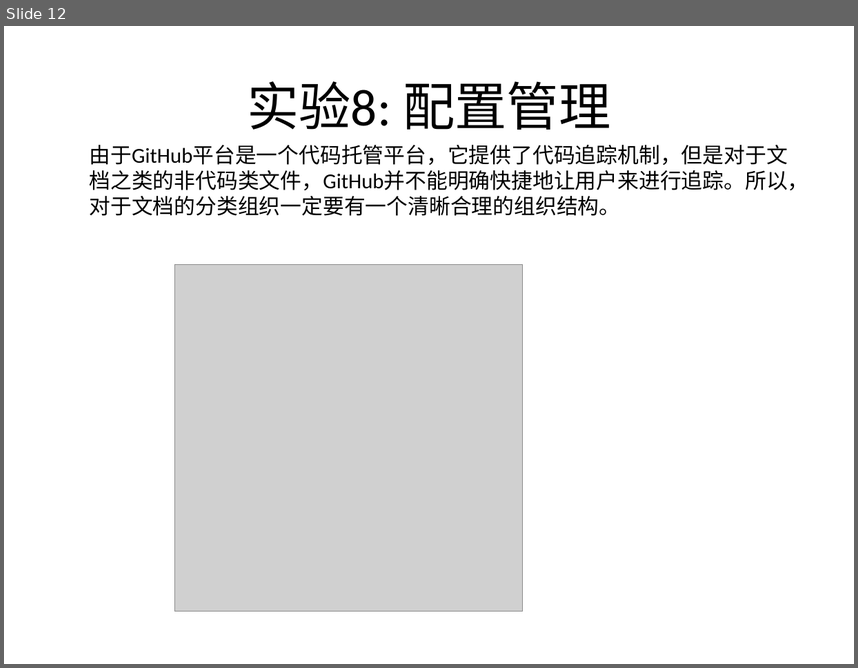
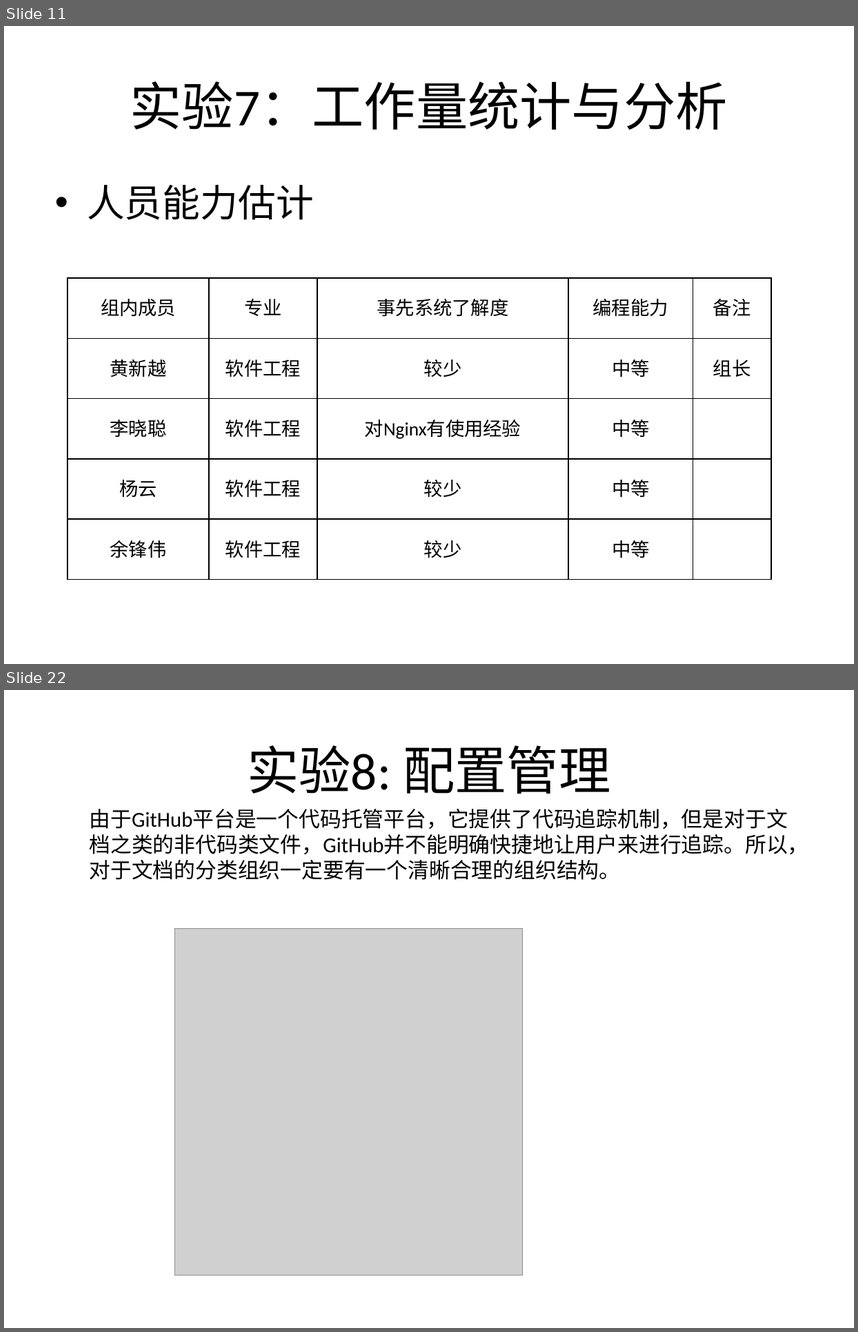
Before and after one commit to bhsei/16TeamC, a slide deck: 2.项目PPT/十七周-项目总结.pptx. Shown one above the other, each under a label of ours: slide 12 before the commit, slides 11 and 22 after it; the slides between them are not shown. The pictures are 858x668 and 858x1332 pixels, drawn with LibreOffice and Linux fonts; fonts in the diff are those of the drawing; grey boxes stand for pictures. Boxes give left, top, right and bottom in pixels: in the first picture for what was removed or moved away, otherwise in the second. Text is boxed around its words. In the diff, an @@ line names an element or a change of style, - is before the commit and + after.

```diff
--- a/2.项目PPT/十七周-项目总结.pptx
+++ b/2.项目PPT/十七周-项目总结.pptx
@@ slide 11 added at <box>4,26,854,664</box>, background #FFFFFF @@
@@ title added at <box>130,81,727,129</box>, 44 pt, text #000000 @@
+实验7：工作量统计与分析
@@ text added at <box>87,185,314,220</box>, 32 pt, text #000000 @@
+• 人员能力估计
@@ table added at <box>67,278,771,579</box>, 5 rows, 5 columns @@
+组内成员 | 专业 | 事先系统了解度 | 编程能力 | 备注
+黄新越 | 软件工程 | 较少 | 中等 | 组长
+李晓聪 | 软件工程 | 对Nginx有使用经验 | 中等 | 
+杨云 | 软件工程 | 较少 | 中等 | 
+余锋伟 | 软件工程 | 较少 | 中等 | 
@@ what was slide 12 is now slide 22 @@
```
Also in this commit, not shown: 1 slide changed, 13 other slides added, 1 slide removed.
